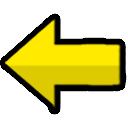
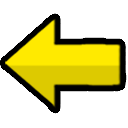
Layers edited between the first and the second 128 x 128 image:
painted on "레이어 2" over left=52, top=104, right=56, bottom=110
